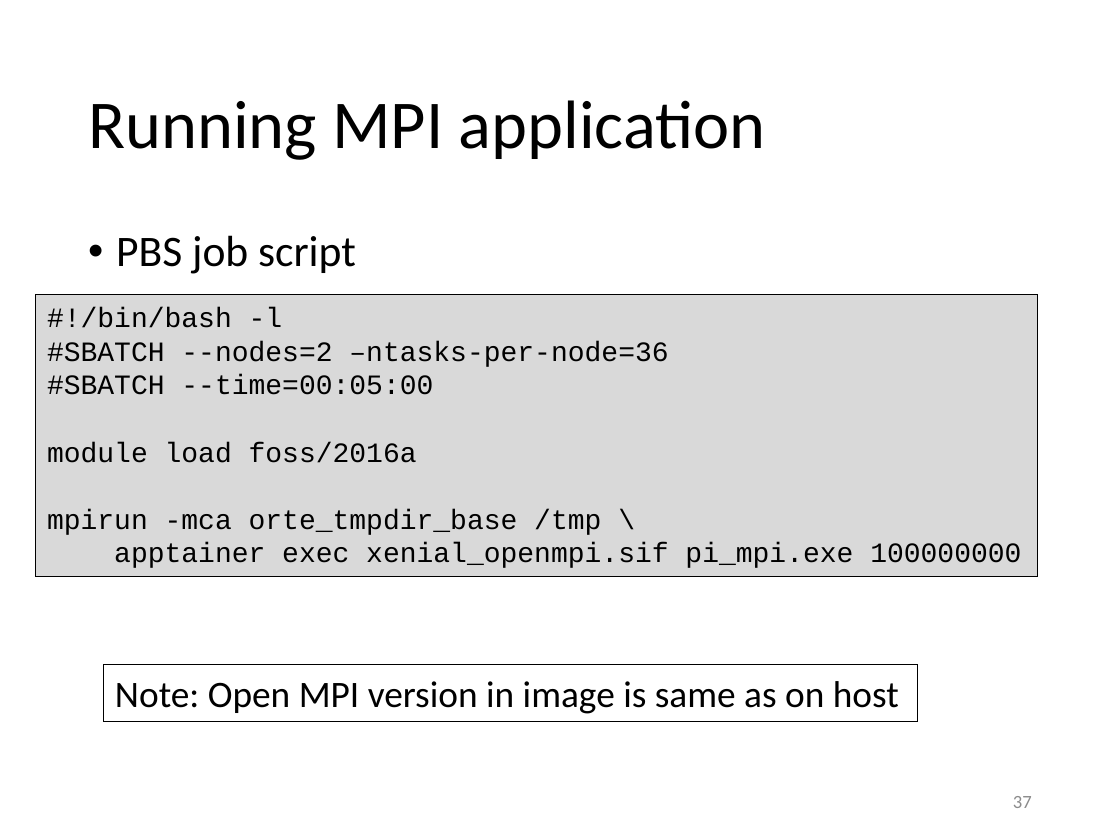
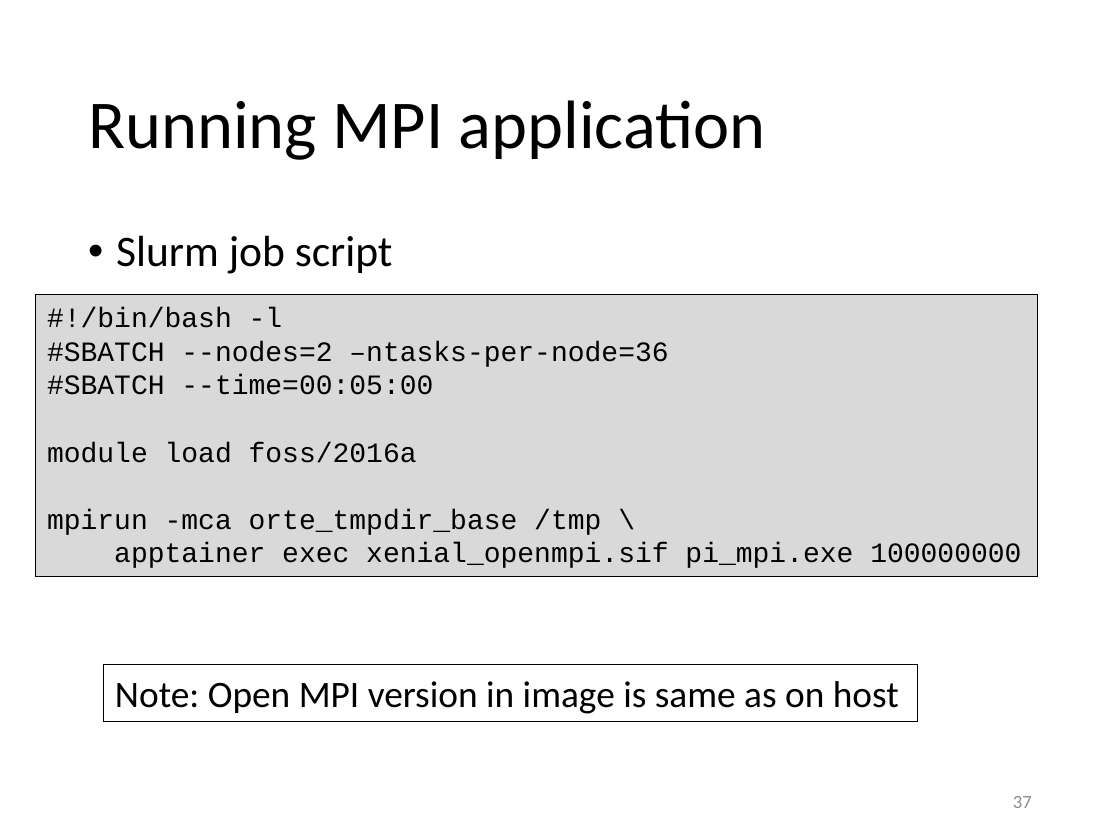
Before and after one commit to gjbex/Containers-for-HPC, a slide deck: slide 37 of containers_for_hpc.pptx. Drawn at 1120x840 pixels with LibreOffice and Linux fonts; fonts in the diff are those of the drawing. Boxes give left, top, right and bottom in pixels: in the first picture for what was removed or moved away, otherwise in the second. Text is boxed around its words. In the diff, an @@ line names an element or a change of style, - is before the commit and + after.

Commit message:
Fix scheduler name to Slurm

```diff
--- a/containers_for_hpc.pptx
+++ b/containers_for_hpc.pptx
@@ text at bbox=[116, 235, 393, 274]: text changed @@
-• PBS job script
+• Slurm job script
```
Also in this commit, not shown: 1 other slide changed.
